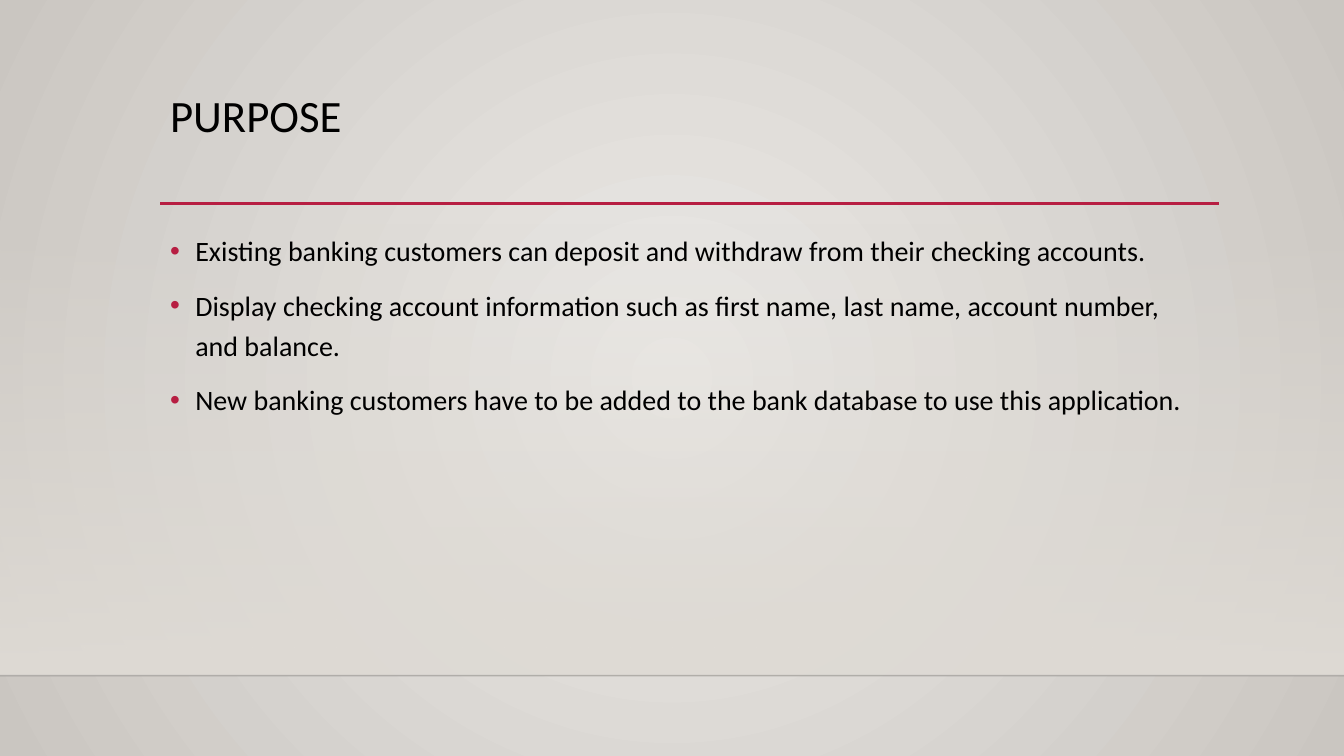
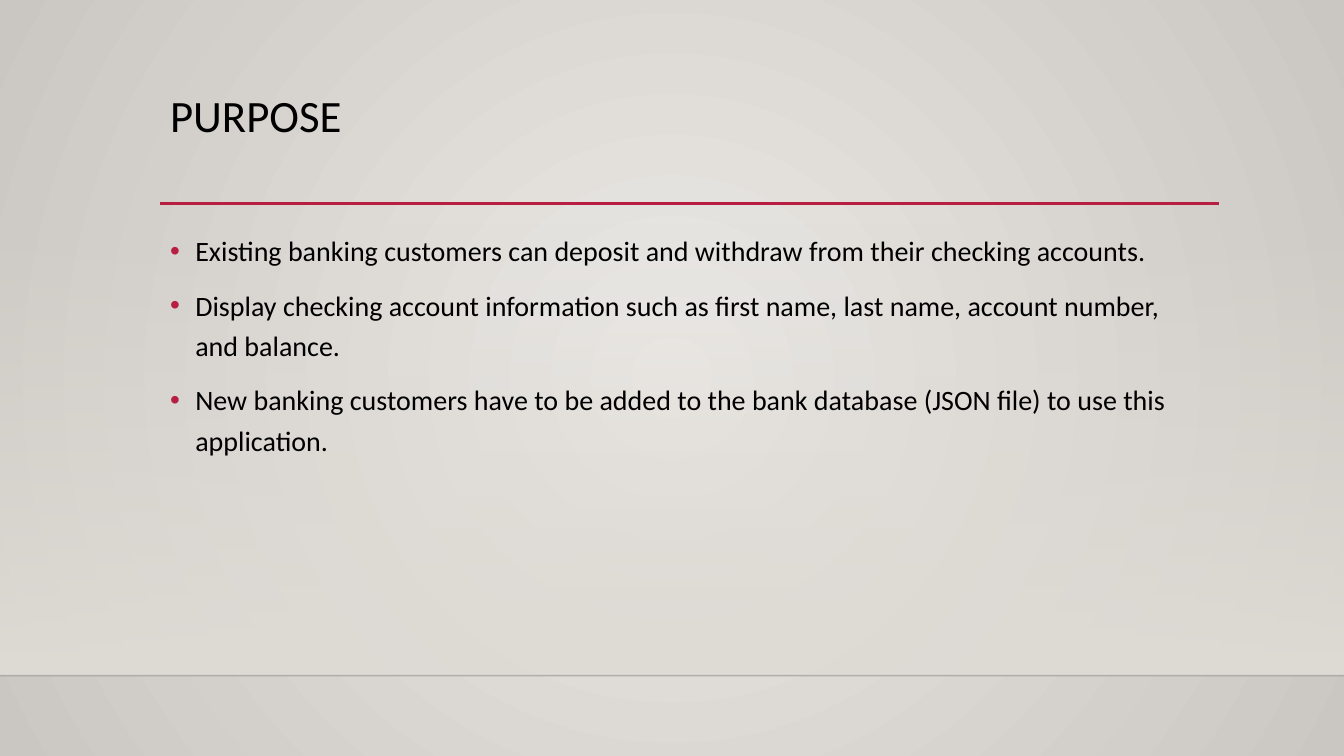
Before and after one commit to Carlos-Quarterman/TestP1, a slide deck: slide 2 of Banking Application Presentation.pptx. Drawn at 1344x756 pixels with LibreOffice and Linux fonts; fonts in the diff are those of the drawing; background and template pictures are left out. Boxes give left, top, right and bottom in pixels: in the first picture for what was removed or moved away, otherwise in the second. Text is boxed around its words. In the diff, an @@ line names an element or a change of style, - is before the commit and + after.

```diff
--- a/Banking Application Presentation.pptx
+++ b/Banking Application Presentation.pptx
@@ text at <box>195,389,1164,456</box>: text changed @@
-• New banking customers have to be added to the bank database to use this application.
+• New banking customers have to be added to the bank database (JSON file) to use this application.
```
Also in this commit, not shown: 2 slides added, 1 slide removed, 1 other file.
